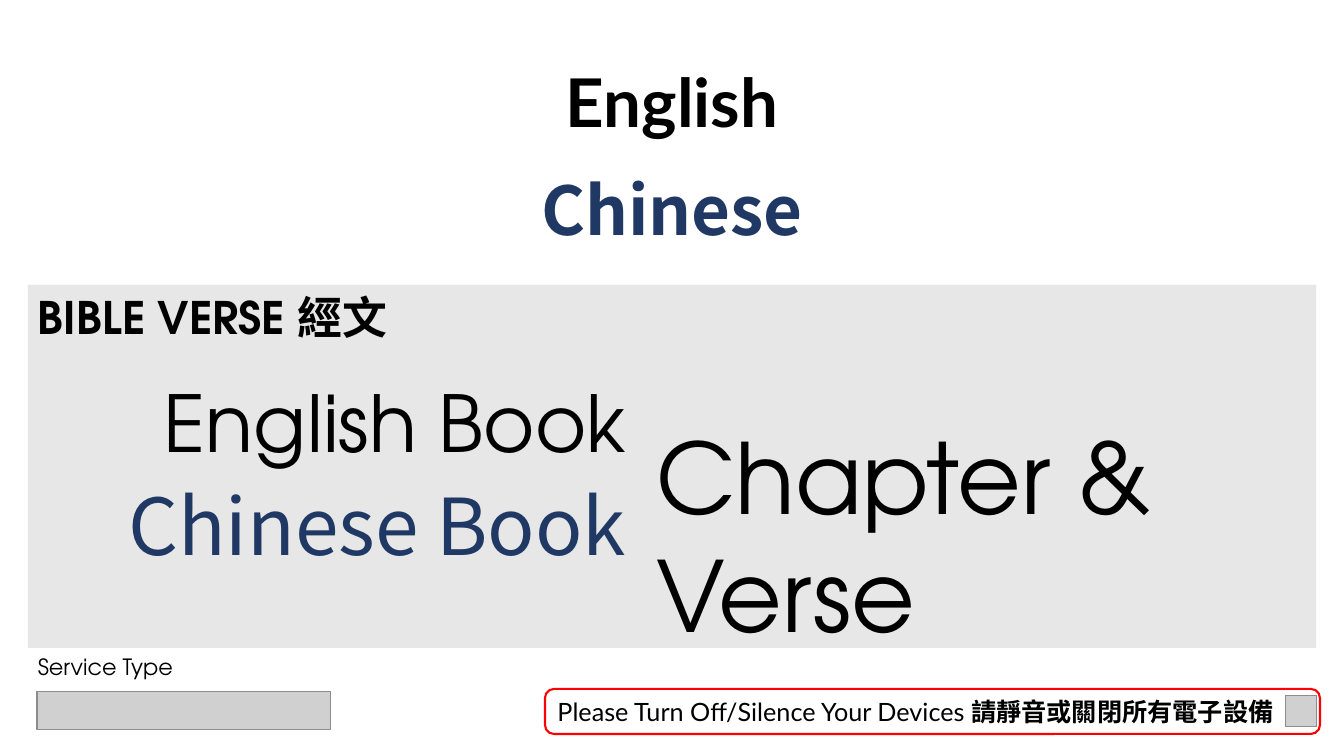
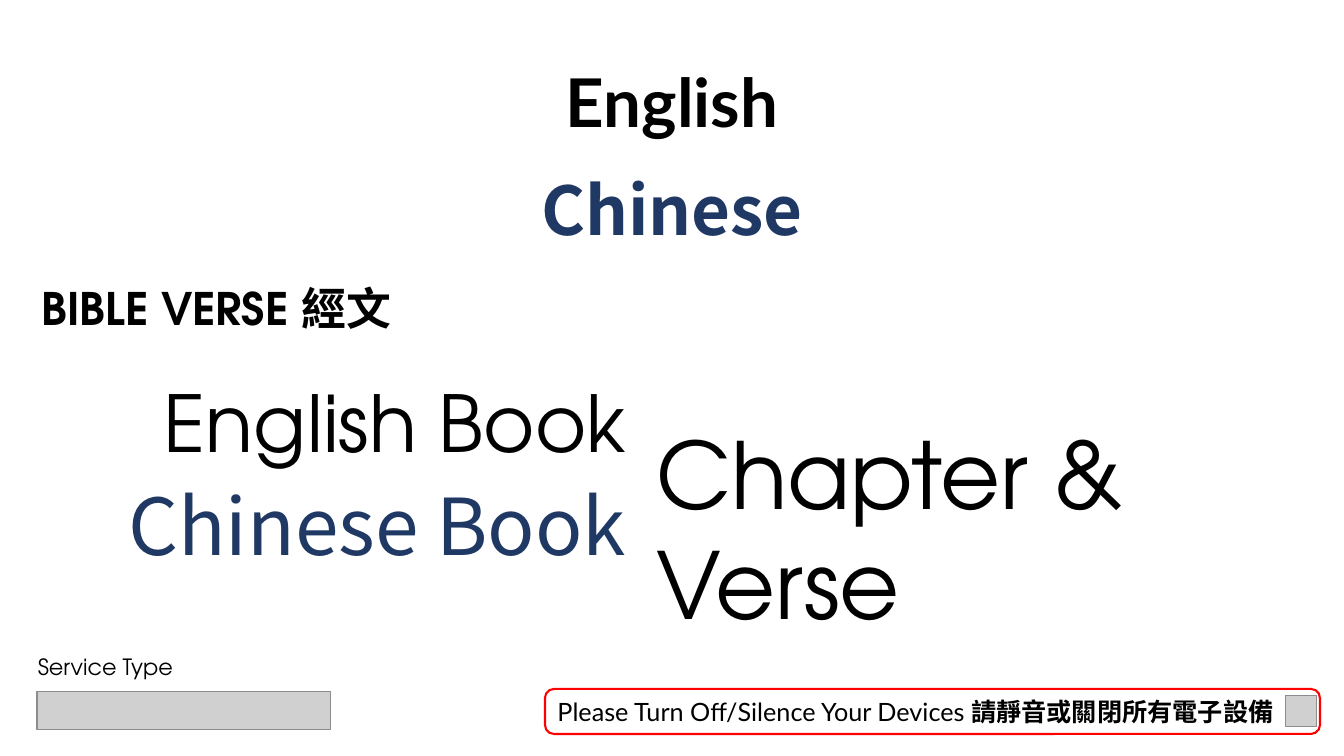
Before and after one commit to calebchanwy/tjc-powerpoint, a slide deck: slide 4 of TJCPowerPoint/bin/Debug/Files/ServiceWidescreen.pptx (slide 3 before the commit). Drawn at 1344x756 pixels with LibreOffice and Linux fonts; fonts in the diff are those of the drawing; grey boxes stand for pictures; background and template pictures are left out. Boxes give left, top, right and bottom in pixels: in the first picture for what was removed or moved away, otherwise in the second. Text is boxed around its words. In the diff, an @@ line names an element or a change of style, - is before the commit and + after.

```diff
--- a/TJCPowerPoint/bin/Debug/Files/ServiceWidescreen.pptx
+++ b/TJCPowerPoint/bin/Debug/Files/ServiceWidescreen.pptx
@@ text "BIBLE VERSE 經文": place and size @@
-text "BIBLE VERSE 經文" at bbox=[28, 285, 1317, 648]
+text "BIBLE VERSE 經文" at bbox=[41, 286, 391, 329]
@@ text "BIBLE VERSE 經文" at bbox=[41, 286, 391, 329]: fill #B2B2B2 at 30% opacity to none @@
@@ text "Chapter & Verse" at bbox=[656, 439, 1028, 621]: size 70 to 66 pt; less space between paragraphs @@
```
Also in this commit, not shown: 1 other slide changed, 1 slide added, 23 other files.
